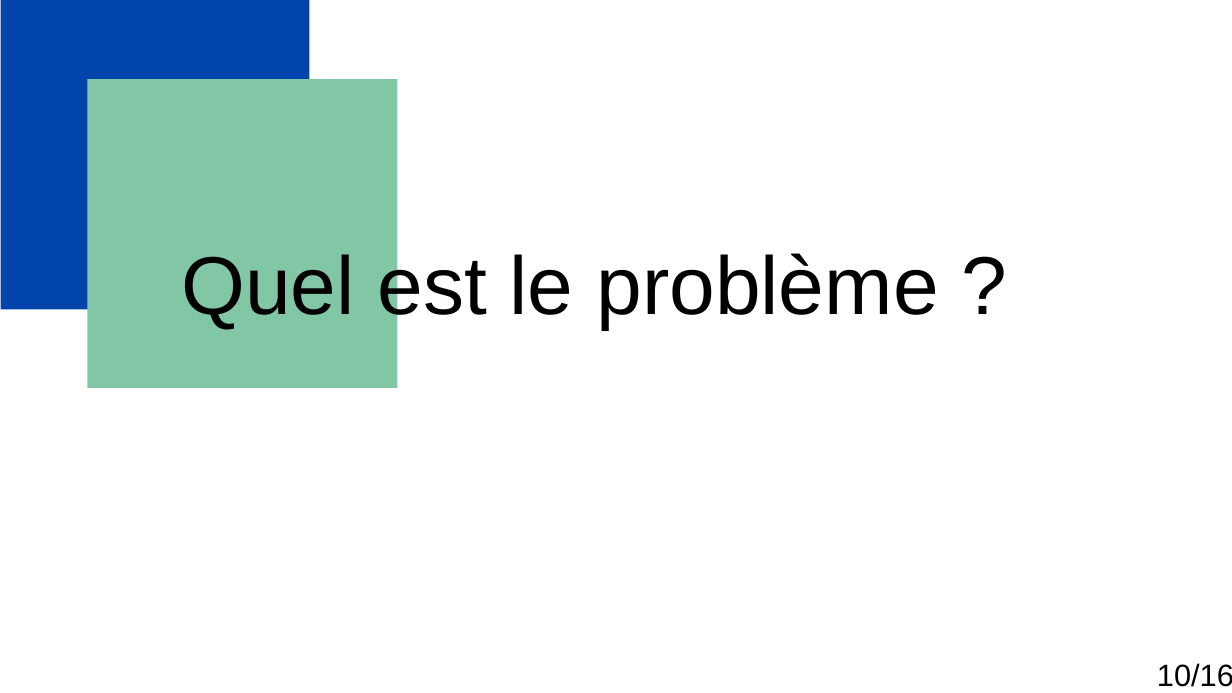
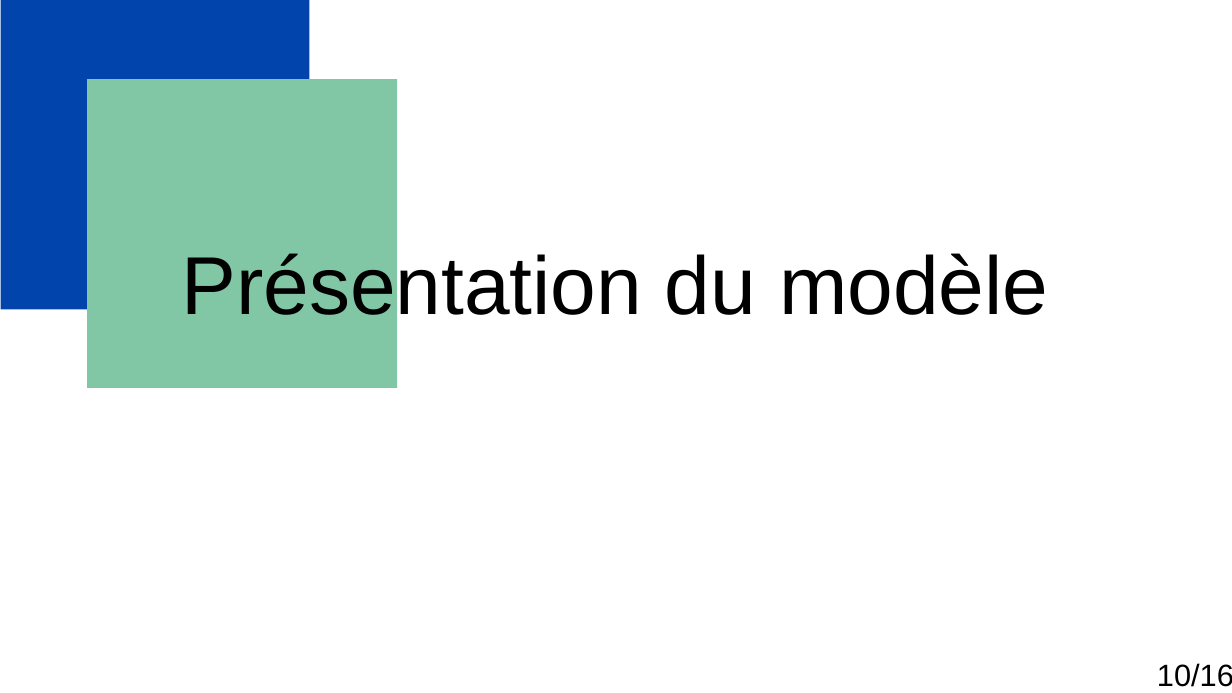
Before and after one commit to Florian-Biggio/Predict-Energy-and-CO2-for-building, a slide deck: slide 11 of Biggio_Florian_1_presentation_122024.odp (slide 10 before the commit). Drawn at 1232x693 pixels with LibreOffice and Linux fonts; fonts in the diff are those of the drawing. Boxes give left, top, right and bottom in pixels: in the first picture for what was removed or moved away, otherwise in the second. Text is boxed around its words. In the diff, an @@ line names an element or a change of style, - is before the commit and + after.

```diff
--- a/Biggio_Florian_1_presentation_122024.odp
+++ b/Biggio_Florian_1_presentation_122024.odp
@@ text at [181,250,1048,330]: text changed @@
-Quel est le problème ?
+Présentation du modèle
```
Also in this commit, not shown: 6 other slides changed, 6 slides added, 7 slides removed, 14 other files.
